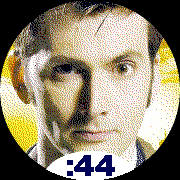
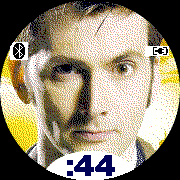
Layers edited between the first and the second 180×180 image:
added layer "battery_gauge_charged.png" above "bluetooth_connected.png" over (145, 46, 169, 56)
added layer "bluetooth_connected.png" above "ten~color~round.png" over (10, 42, 28, 60)
